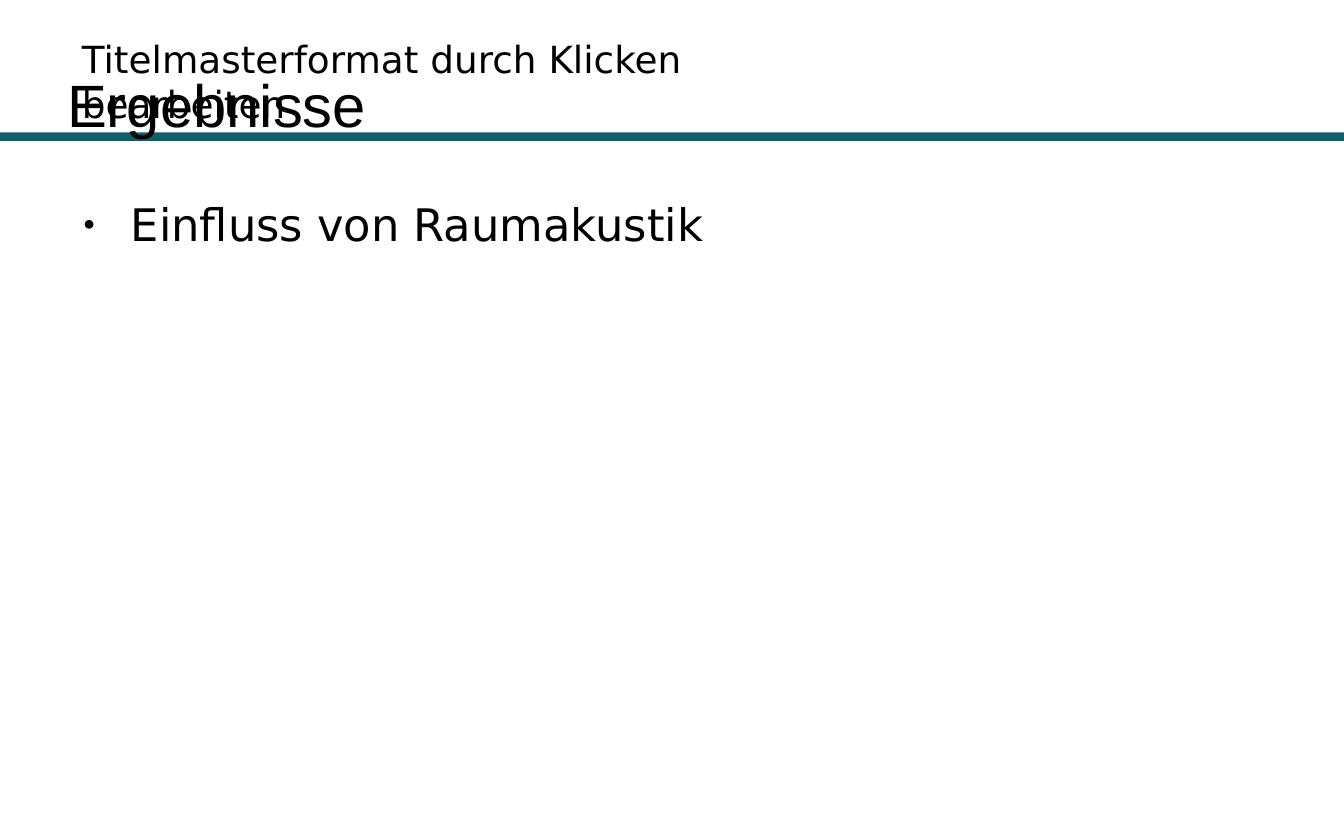
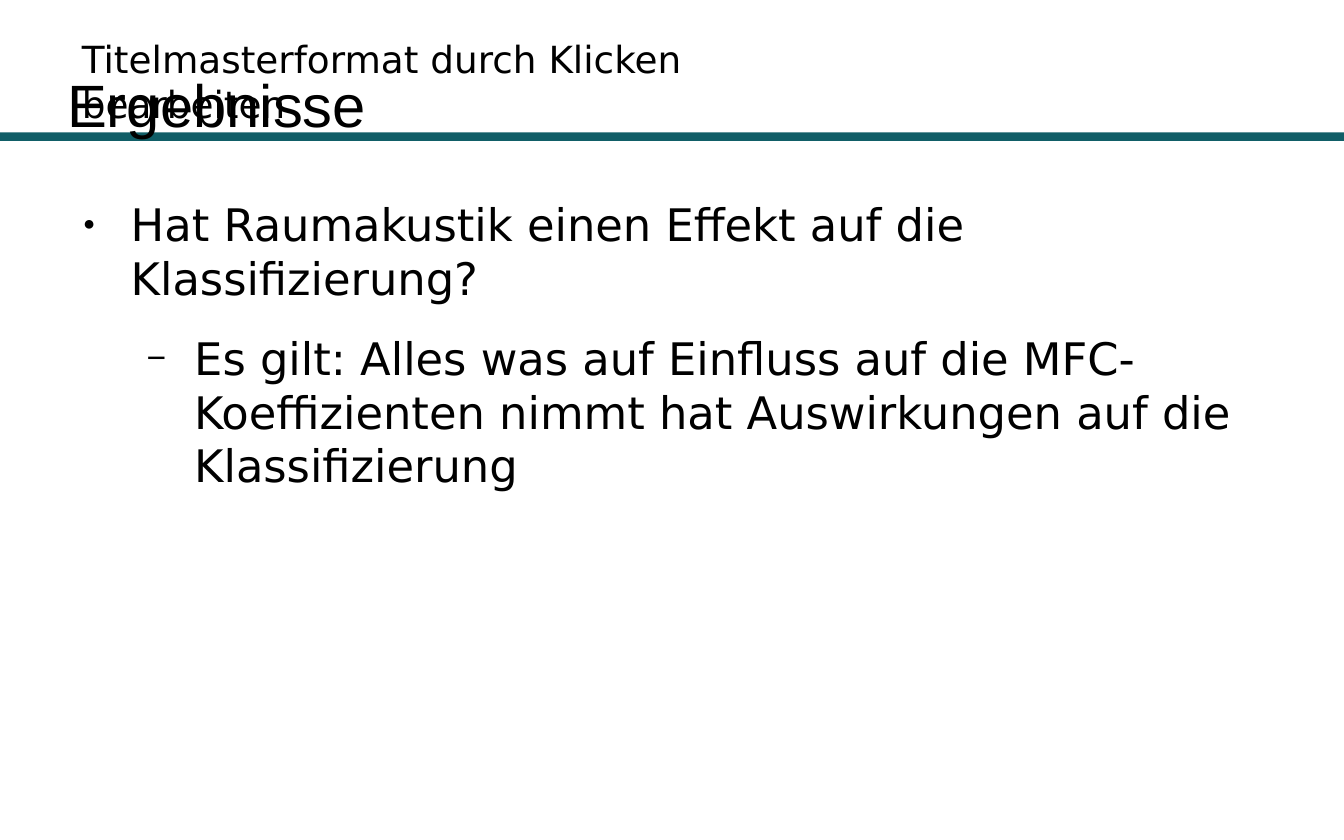
Before and after one commit to Hirnschwamm/DTW, a slide deck: slide 65 of Präsentation.odp (slide 69 before the commit). Drawn at 1344x840 pixels with LibreOffice and Linux fonts; fonts in the diff are those of the drawing; background and template pictures are left out. Boxes give left, top, right and bottom in pixels: in the first picture for what was removed or moved away, otherwise in the second. Text is boxed around its words. In the diff, an @@ line names an element or a change of style, - is before the commit and + after.

```diff
--- a/Präsentation.odp
+++ b/Präsentation.odp
@@ text at (131,207,1230,492): text changed @@
-● Einfluss von Raumakustik
+● Hat Raumakustik einen Effekt auf die Klassifizierung?
+  − Es gilt: Alles was auf Einfluss auf die MFC-Koeffizienten nimmt hat Auswirkungen auf die Klassifizierung
```
Also in this commit, not shown: 12 other slides changed, 4 slides added, 6 slides removed.
